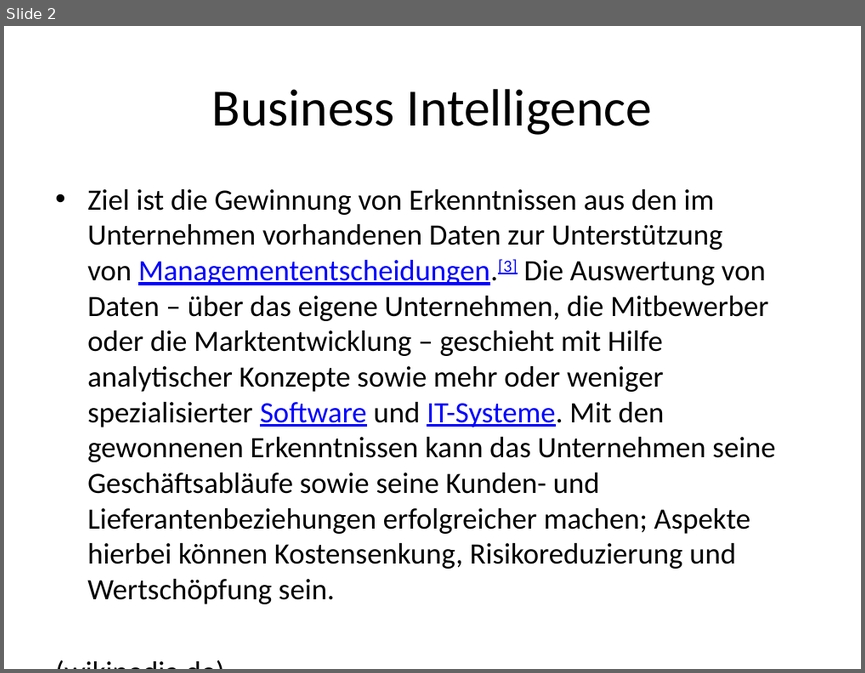
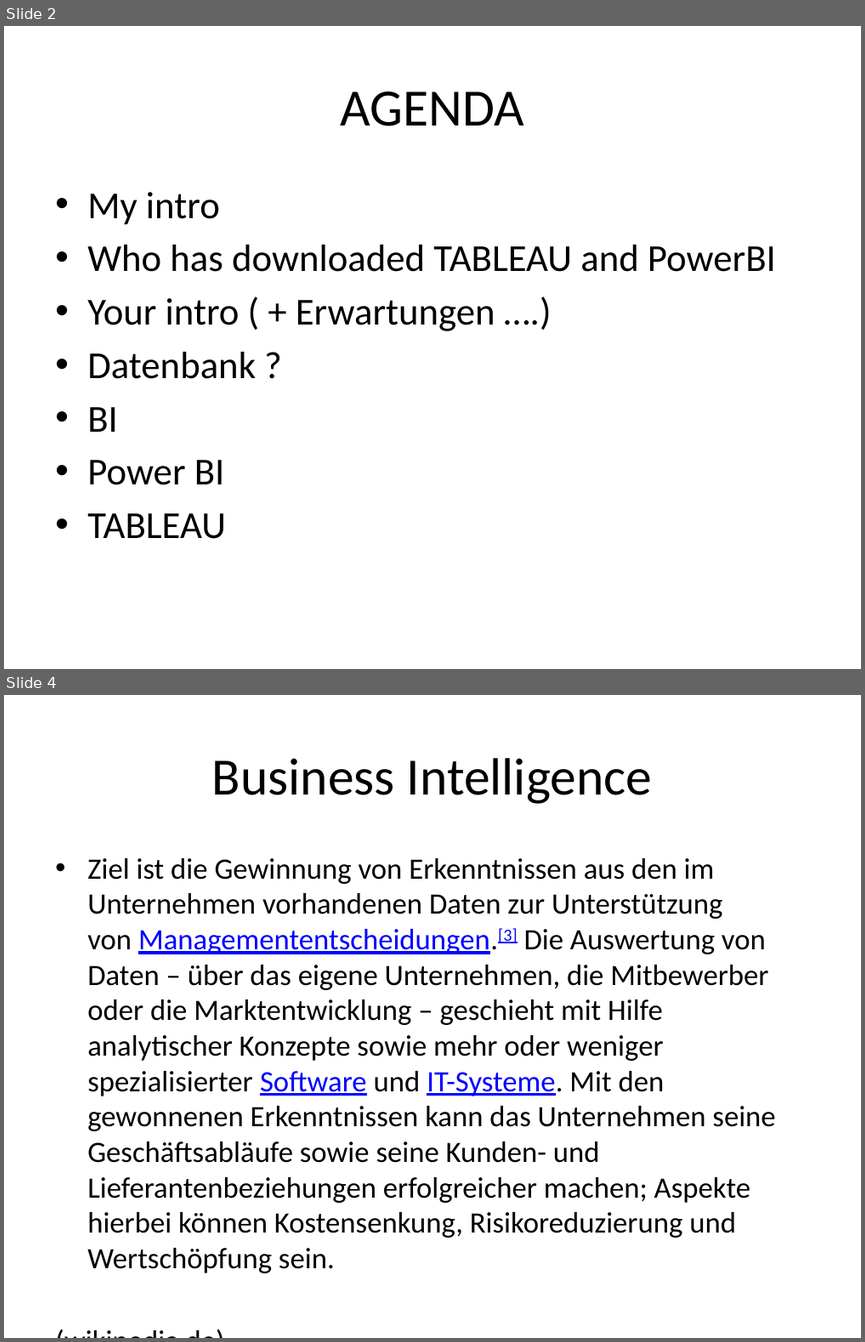
Before and after one commit to rao003/StartProgramming, a slide deck: BusinessIntelligence/Business Intelligence - VHS.pptx. Shown one above the other, each under a label of ours: slide 2 before the commit, slides 2 and 4 after it; the slides between them are not shown. The pictures are 865x673 and 865x1342 pixels, drawn with LibreOffice and Linux fonts; fonts in the diff are those of the drawing. Boxes give left, top, right and bottom in pixels: in the first picture for what was removed or moved away, otherwise in the second. Text is boxed around its words. In the diff, an @@ line names an element or a change of style, - is before the commit and + after.

```diff
--- a/BusinessIntelligence/Business Intelligence - VHS.pptx
+++ b/BusinessIntelligence/Business Intelligence - VHS.pptx
@@ slide 2 added at [4, 26, 861, 669], background #FFFFFF @@
@@ title added at [341, 91, 524, 126], 44 pt, text #000000 @@
+AGENDA
@@ text added at [87, 192, 776, 539], 32 pt, text #000000 @@
+• My intro
+• Who has downloaded TABLEAU and PowerBI
+• Your intro ( + Erwartungen ….)
+• Datenbank ?
+• BI
+• Power BI
+• TABLEAU
@@ what was slide 2 is now slide 4 @@
```
Also in this commit, not shown: 4 slides changed, 2 other slides added, 1 other file.
